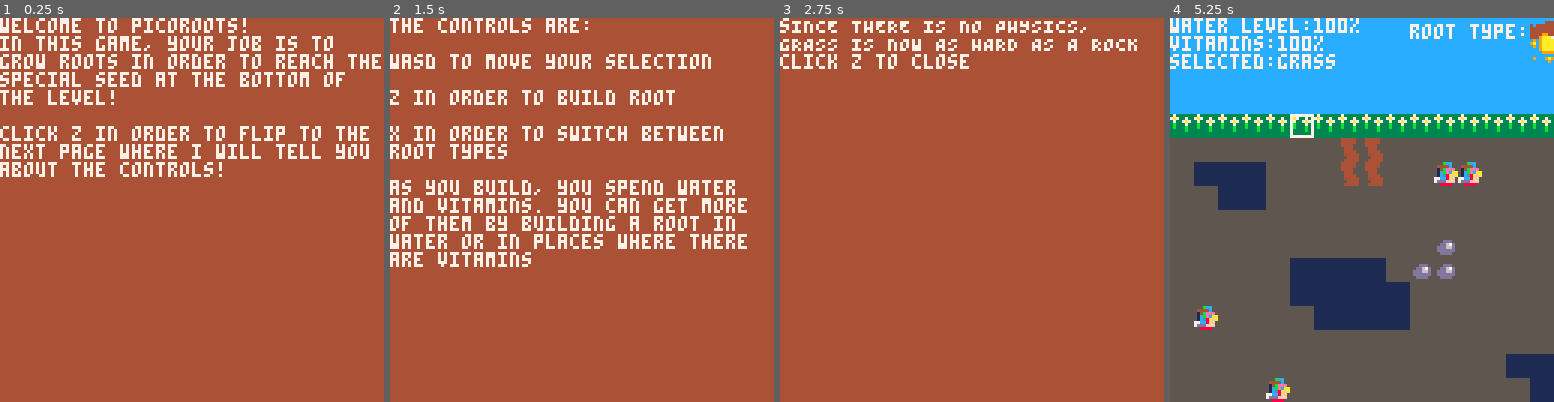
Above: before the commit, frames 1-4 (left to right).
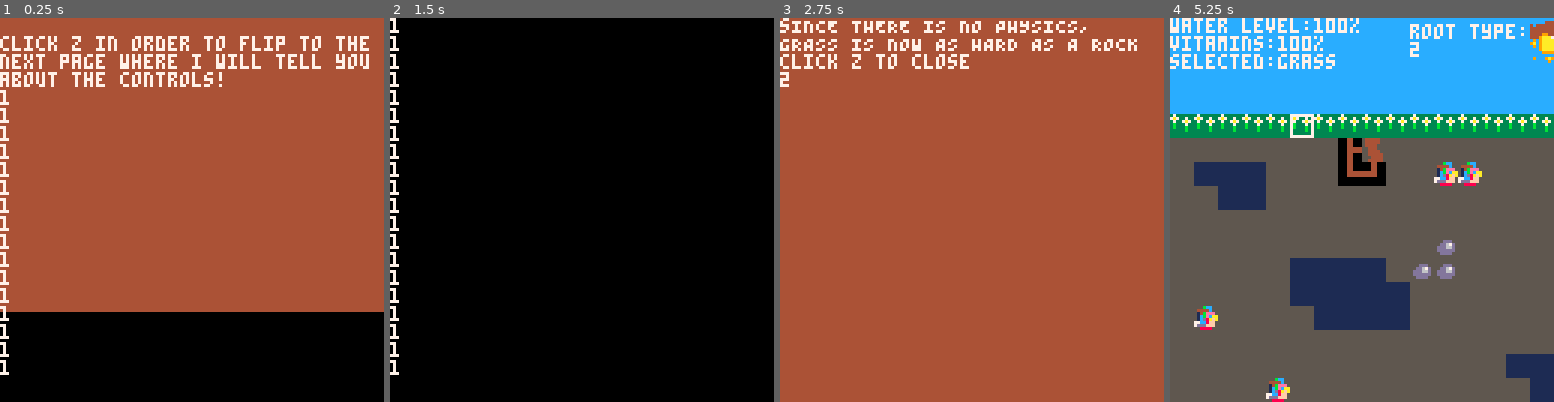
Above: after the commit, the same moments.

Repository: LogerGrunt/PicoRoots
Game: PICO-8 cartridge roots.p8
The game is run twice, just before and just after one commit, with the same random seed, the same clock (stepped at 60 frames per second) and the same inputs.
Inputs:
- Up to frame 1 (0.25 s): no input
- Up to frame 2 (1.5 s): tap X (X key) at 0.33, 1.07 s; tap O (Z key) at 0.7 s
- Up to frame 3 (2.75 s): hold Right 1.6-2.1 s; tap O (Z key) at 1.7, 2.1, 2.5 s; tap X (X key) at 1.85 s; hold Up 2.15-2.42 s; hold Right from 2.47 s (still down)
- Up to frame 4 (5.25 s): tap O (Z key) every 0.4 s from 2.9 to 4.9 s; tap X (X key) at 2.97, 4.08, 5.2 s; release Right at 3.03 s; hold Left 3.08-3.58 s; hold Down 3.63-3.97 s; hold Right 4.02-4.68 s; hold Up 4.73-5.03 s; hold Left from 5.08 s (still down)

The runs differ from the first frame. In frame 1, 33% of the frame differs, in the area x 0-100%, y 0-100%; in frame 2, 100%; in frame 3, less than 0.1%; in frame 4, 1.0%.

Commit message:
Update roots.p8
Roots now actually work, but you can build on rocks for some reason

Diff:
--- a/roots.p8
+++ b/roots.p8
@@ -15,8 +15,10 @@
 	win=false
 	sun_spr="cccccccccccccccccccccccccccccccccccccccc9cccccccccc9ccc9a9ccc9cccccccccccccccccccccccc99999cccccccccc9aaa779ccccccc9c9aaaa79c9cccc9ac9aaaaa9ca9cccc9c9aaaaa9c9ccccccc9aaaaa9cccccccccc99999cccccccccccccccccccccccc9ccc9a9ccc9cccccccccc9ccccccccccccccccccccccc"
 	sky_spr="cccccccccccccccccccccccccccccccccccccccccccccccccccccccccccccccccccccccccccccccccccccccccccccccccccccccccccccccccccccccccccccccccccccccccccccccccccccccccccccccccccccccccccccccccccccccccccccccccccccccccccccccccccccccccccccccccccccccccccccccccccccccccccccccc"
+	curr_root_type="vertical"
 	start_tutorial()
 	music(0)
+	roots_list={{7,5},{8,6},{7,6},{8,6}}
 end
 
 function _update60()
@@ -27,6 +29,7 @@
 				move_selection()
 				switch_root_type()
 				check_build()
+				check_root_spr()
 			end
 		end
 		if warning then
@@ -62,6 +65,7 @@
 		end
 	end
 	check_winlose()
+	?mget(selectionx,selectiony)
 end
 
 
@@ -194,8 +198,10 @@
 vitamin_tiles={17}
 rock_tiles={6}
 grass_tiles={2}
-root_tiles={7,8,23,24}
+root_tiles={7,8,23,24,10,11,12,26,27,28,42,43,44}
 seed_tiles={49}
+earthroot_tiles={10,11,12,26,27,28,42,43,44,7,23}
+waterroot_tiles={13,14,15,29,30,31,45,46,47,8,24}
 
 function tile_type(x,y)
 	tile=mget(x,y)
@@ -229,7 +235,100 @@
 -->8
 --root code
 
-curr_root_type="vertical"
+
+
+function check_root_spr()
+	for i=1,#roots_list do
+		x=roots_list[i][1]
+		y=roots_list[i][2]
+		root_above=false
+		root_under=false
+		root_onright=false
+		root_onleft=false
+		root_water=false
+		if tile_type(x,y-1)=="root" then
+			root_above=true
+		end
+		if tile_type(x,y+1)=="root" then
+			root_under=true
+		end
+		if tile_type(x+1,y)=="root" then
+			root_onright=true
+		end
+		if tile_type(x-1,y)=="root" then
+			root_onleft=true
+		end
+		root_curr=mget(x,y)
+		for j=1,#water_tiles do
+			if (water_tiles[j]==root_curr) root_water=true
+		end
+		change_root_spr(x,y,root_above,root_under,root_onright,root_onleft,root_water)
+	end
+end
+
+function change_root_spr(x,y,a,u,r,l,t)
+	if a then
+		if u then
+			if r then
+				if l then
+					mset(x,y,t and waterroot_tiles[5] or earthroot_tiles[5])
+				else
+					mset(x,y,t and waterroot_tiles[4] or earthroot_tiles[4])
+				end
+			else
+				if l then
+					mset(x,y,t and waterroot_tiles[6] or earthroot_tiles[6])
+				else
+					mset(x,y,t and waterroot_tiles[10] or earthroot_tiles[10])
+				end
+			end
+		else
+			if r then
+				if l then
+					mset(x,y,t and waterroot_tiles[8] or earthroot_tiles[8])
+				else
+					mset(x,y,t and waterroot_tiles[7] or earthroot_tiles[7])
+				end
+			else
+				if l then
+					mset(x,y,t and waterroot_tiles[9] or earthroot_tiles[9])
+				else
+					mset(x,y,t and waterroot_tiles[10] or earthroot_tiles[10])
+				end
+			end
+		end
+	else
+		if u then
+			if r then
+				if l then
+					mset(x,y,t and waterroot_tiles[5] or earthroot_tiles[5])
+				else
+					mset(x,y,t and waterroot_tiles[4] or earthroot_tiles[4])
+				end
+			else
+				if l then
+					mset(x,y,t and waterroot_tiles[6] or earthroot_tiles[6])
+				else
+					mset(x,y,t and waterroot_tiles[10] or earthroot_tiles[10])
+				end
+			end
+		else
+			if r then
+				if l then
+					mset(x,y,t and waterroot_tiles[8] or earthroot_tiles[8])
+				else
+					mset(x,y,t and waterroot_tiles[7] or earthroot_tiles[7])
+				end
+			else
+				if l then
+					mset(x,y,t and waterroot_tiles[9] or earthroot_tiles[9])
+				else
+					mset(x,y,t and waterroot_tiles[10] or earthroot_tiles[10])
+				end
+			end
+		end
+	end
+end
 
 function check_adjacent(x,y)
 	if tile_type(x+1,y)=="root" or tile_type(x-1,y)=="root" or tile_type(x,y+1)=="root" or tile_type(x,y-1)=="root" then
@@ -271,6 +370,7 @@
 				win=true
 			end
 		end
+		add(roots_list,{x,y})
 	end
 	if tile_type(x,y)=="sky" then
 		warning=true
Not shown, changed: 24 lines of the sprite sheet (__gfx__) section of roots.p8
